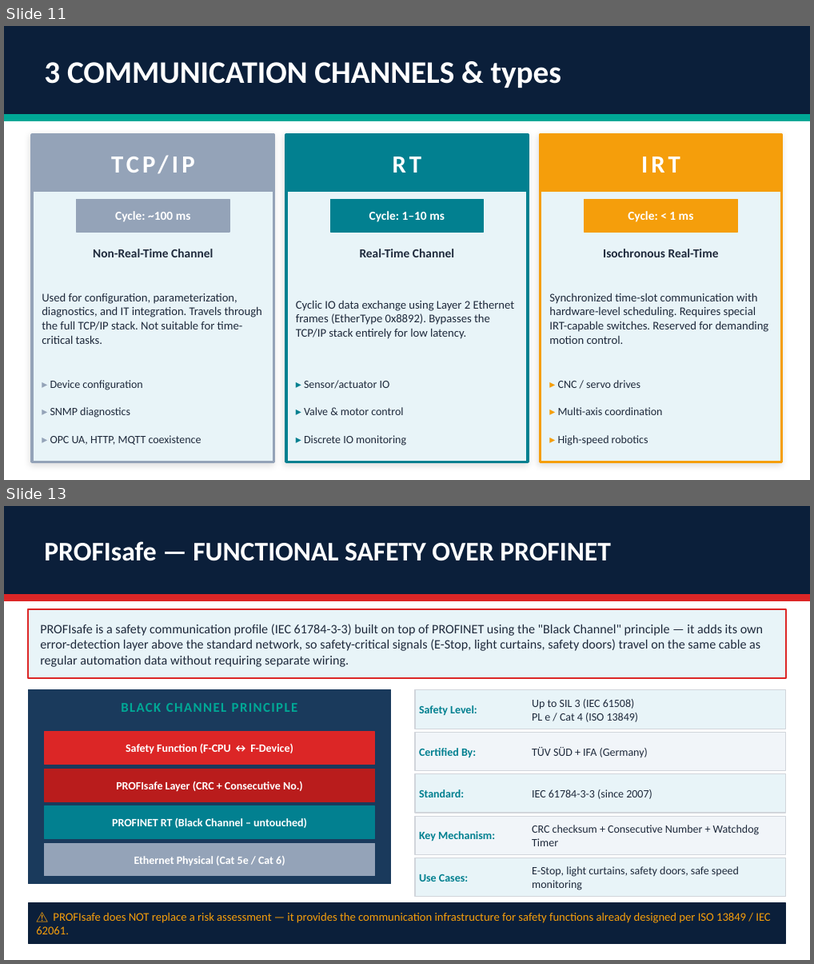
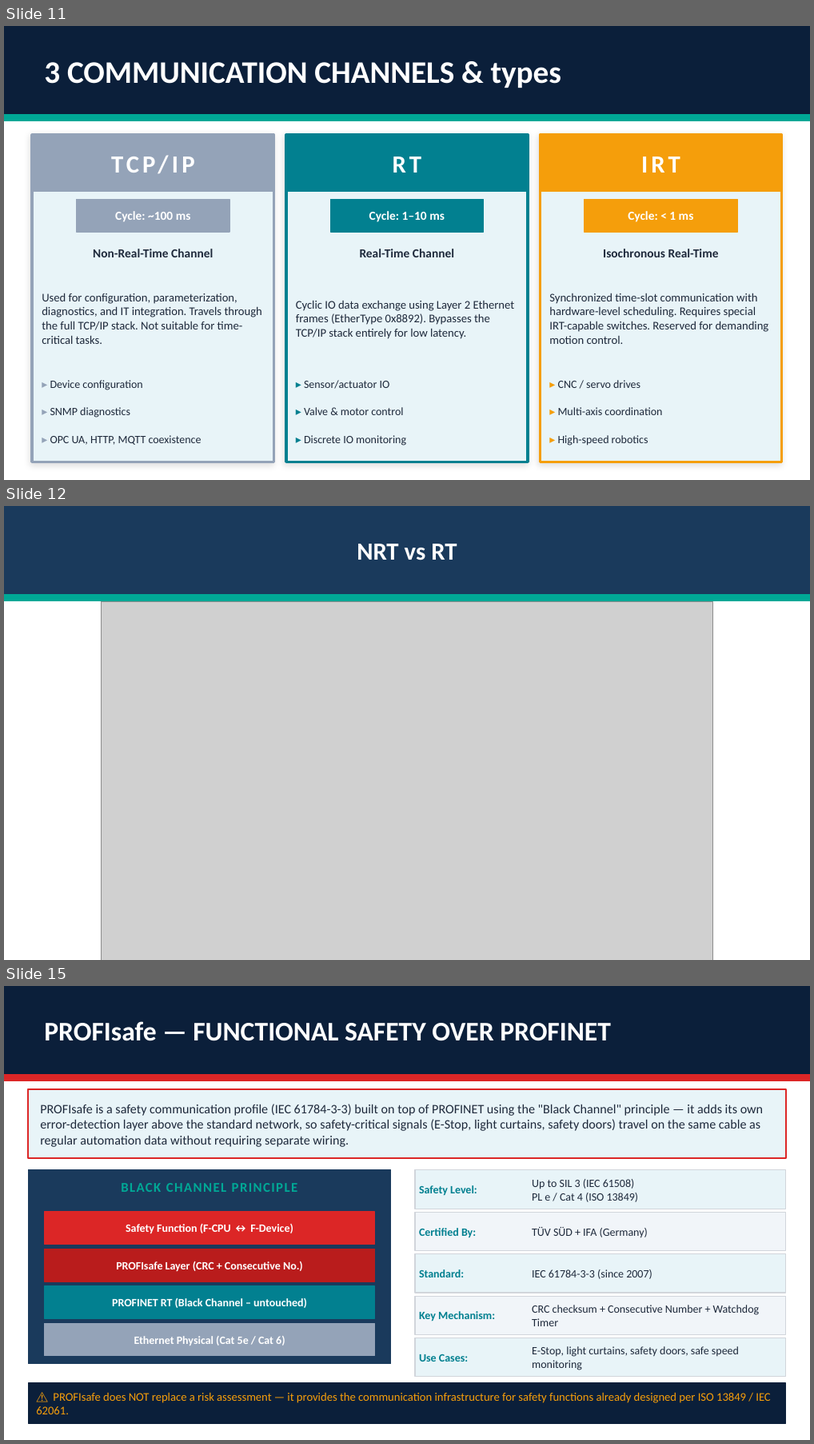
Before and after one commit to MoAbdoHSHL/Hardware-Engineering-Gr_A3, a slide deck: PROFINET_Protocol_Complete.pptx. Shown one above the other, each under a label of ours: slides 11 and 13 before the commit, slides 11, 12 and 15 after it; the slides between them are not shown. The pictures are 814x964 and 814x1444 pixels, drawn with LibreOffice and Linux fonts; fonts in the diff are those of the drawing; grey boxes stand for pictures. Boxes give left, top, right and bottom in pixels: in the first picture for what was removed or moved away, otherwise in the second. Text is boxed around its words. In the diff, an @@ line names an element or a change of style, - is before the commit and + after.

```diff
--- a/PROFINET_Protocol_Complete.pptx
+++ b/PROFINET_Protocol_Complete.pptx
@@ slide 12 added at (4,506,810,960), background #FFFFFF @@
@@ rectangle added at (4,506,810,595), fill #1A3A5C, outline #1A3A5C 1 pt @@
@@ text added at (357,544,457,560), 22 pt, text #FFFFFF, bold @@
+NRT vs RT
@@ rectangle added at (4,595,810,600), fill #00A896, outline #00A896 1 pt @@
@@ picture added at (102,602,713,960) @@
@@ what was slide 13 is now slide 15 @@
```
Also in this commit, not shown: 8 other slides added, 1 slide removed, 20 other files.
